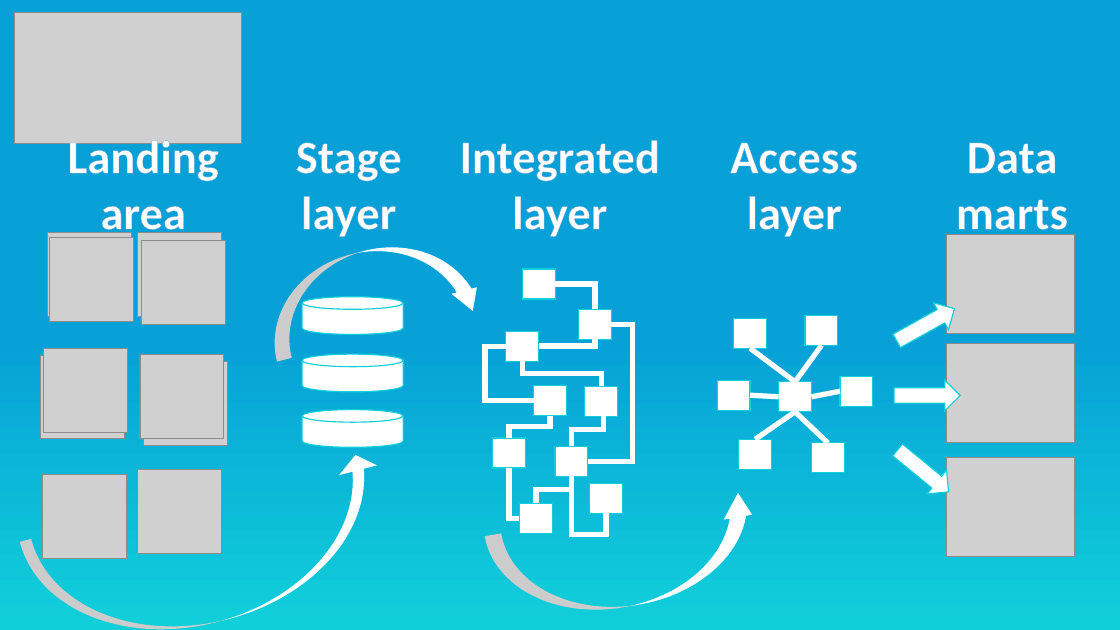
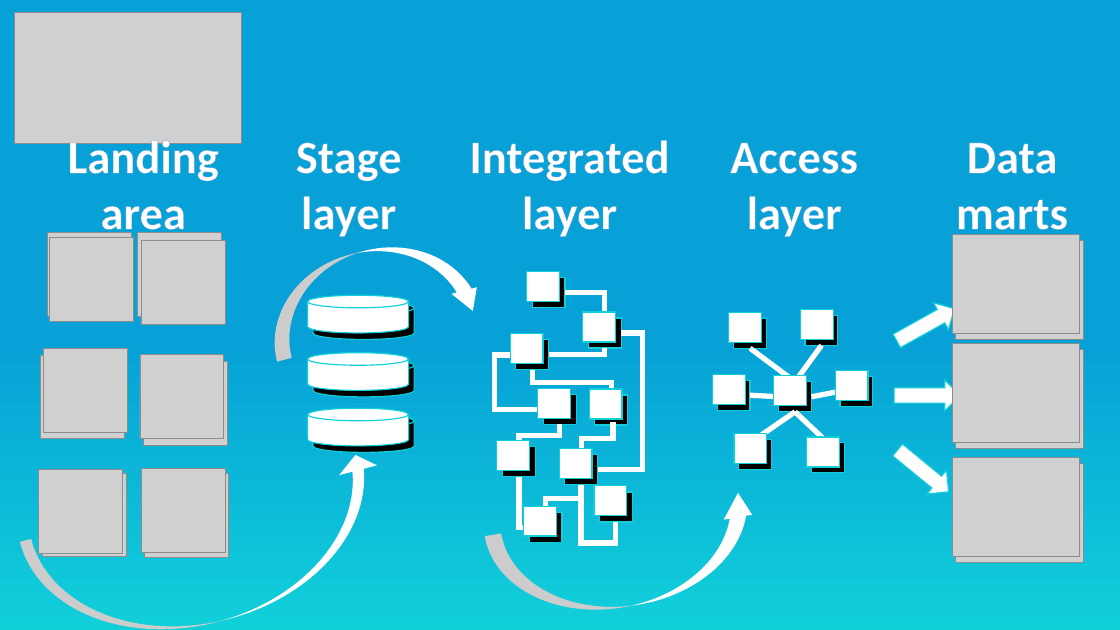
Before and after one commit to dwhacademy/dwhacademy, a slide deck: slide 7 of docs/images/Pictures for blog.pptx (slide 4 before the commit). Drawn at 1120x630 pixels with LibreOffice and Linux fonts; fonts in the diff are those of the drawing; grey boxes stand for pictures. Boxes give left, top, right and bottom in pixels: in the first picture for what was removed or moved away, otherwise in the second. Text is boxed around its words. In the diff, an @@ line names an element or a change of style, - is before the commit and + after.

```diff
--- a/docs/images/Pictures for blog.pptx
+++ b/docs/images/Pictures for blog.pptx
@@ text "Integrated layer": place and size @@
-text "Integrated layer" at (460, 140, 660, 237)
+text "Integrated layer" at (469, 140, 669, 237)
@@ picture added at (952, 234, 1080, 334) @@
@@ cylinder added at (308, 296, 408, 334), fill #FFFFFF, outline #11CFD9 1 pt @@
@@ cylinder added at (308, 353, 408, 391), fill #FFFFFF, outline #11CFD9 1 pt @@
@@ picture added at (952, 344, 1080, 443) @@
@@ cylinder added at (308, 408, 408, 446), fill #FFFFFF, outline #11CFD9 1 pt @@
@@ 3 pictures, 3 cylinders: place and size @@
-3 pictures, 3 cylinders at (302, 234, 1075, 557)
+3 pictures, 3 cylinders at (313, 240, 1083, 563)
@@ group added at (712, 309, 868, 467): 7 rectangles @@
@@ picture added at (38, 470, 122, 554) @@
@@ picture added at (142, 468, 226, 552) @@
@@ picture: place and size @@
-picture at (138, 470, 222, 554)
+picture at (145, 474, 229, 558)
@@ picture added at (952, 458, 1080, 557) @@
@@ group added at (497, 271, 627, 537): 9 rectangles @@
@@ 10 elbow lines, 9 rectangles: place and size @@
-10 elbow lines, 9 rectangles at (485, 269, 633, 534)
+10 elbow lines, 9 rectangles at (495, 278, 643, 543)
@@ fill #FFFFFF to #000000 in 19 elements at (734, 318, 766, 349), (779, 381, 812, 412), (718, 381, 750, 411), (840, 376, 873, 407), (812, 443, 844, 473), (805, 315, 838, 345), (739, 439, 772, 470), (313, 302, 414, 339), (313, 360, 414, 397), (313, 415, 414, 453), (565, 455, 597, 485), (544, 394, 576, 424), (595, 395, 628, 425), (588, 318, 621, 349), (533, 278, 565, 308), (502, 447, 535, 477), (529, 513, 562, 543), (516, 340, 549, 371), (600, 492, 633, 523) @@
```
Also in this commit, not shown: 1 other slide changed, 3 slides added, 12 other files.
